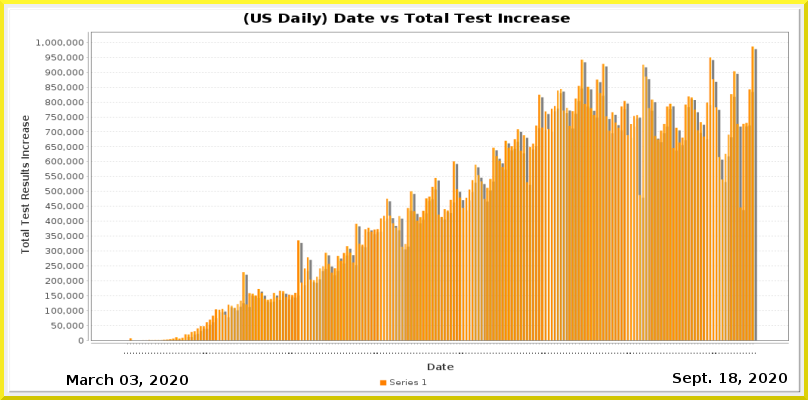
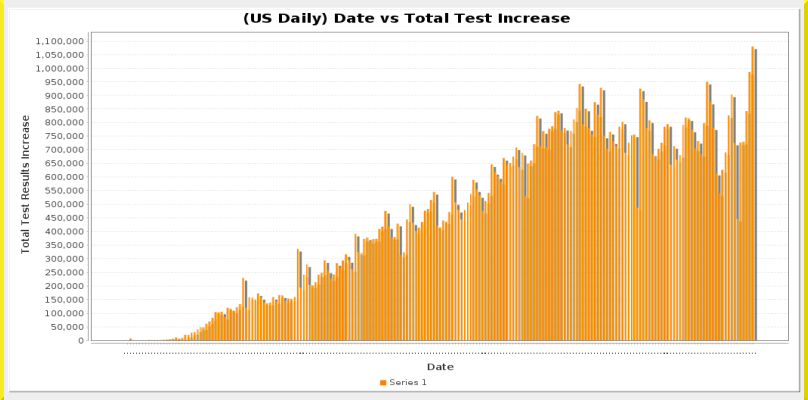
Before/after of a w=808, h=400 layered artwork. What changed in the layer stack:
added layer "Pasted Layer" above "Border Layer" over [4, 0, 804, 400]
painted on "Current Date" over [729, 373, 737, 383]
